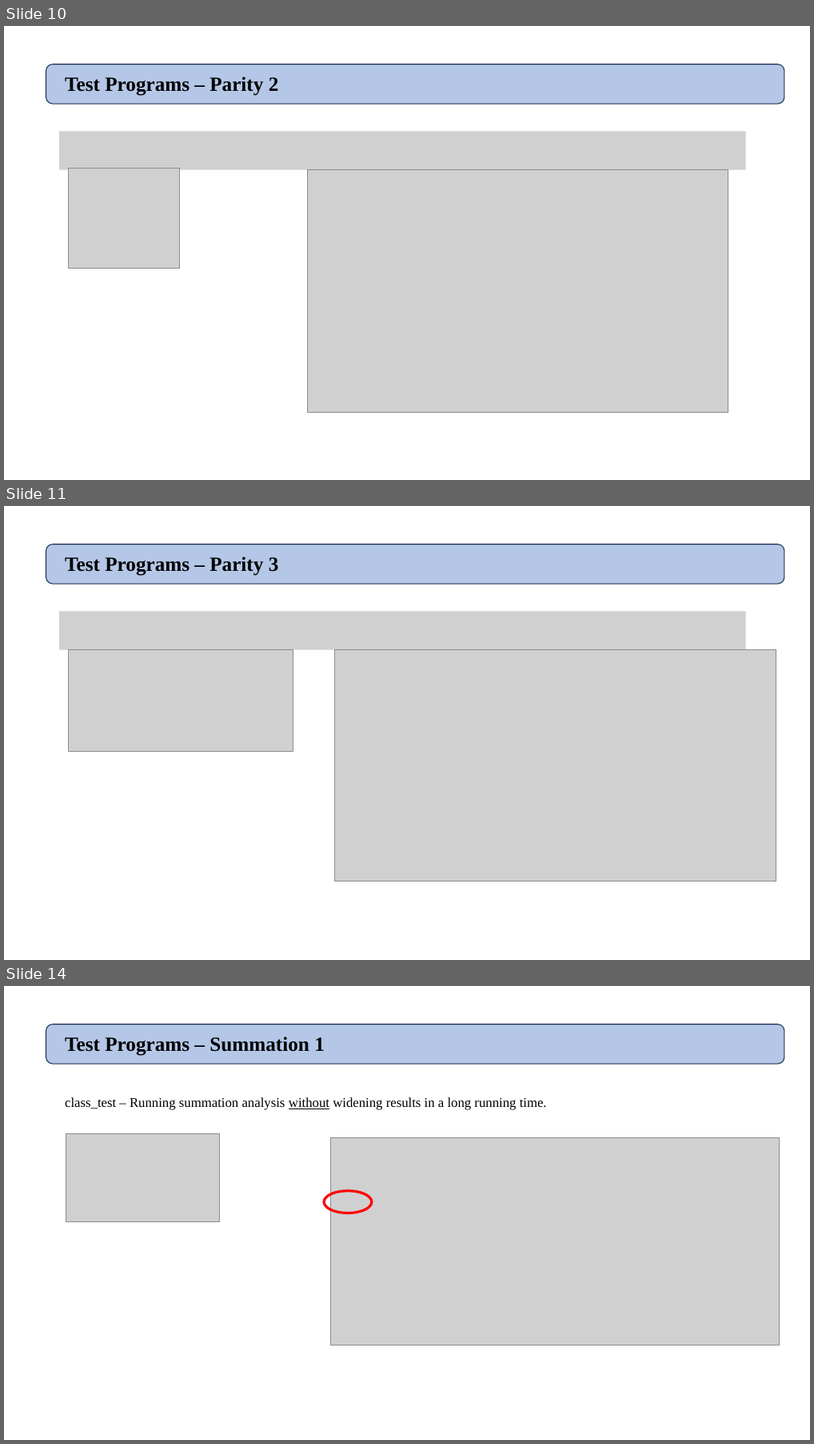
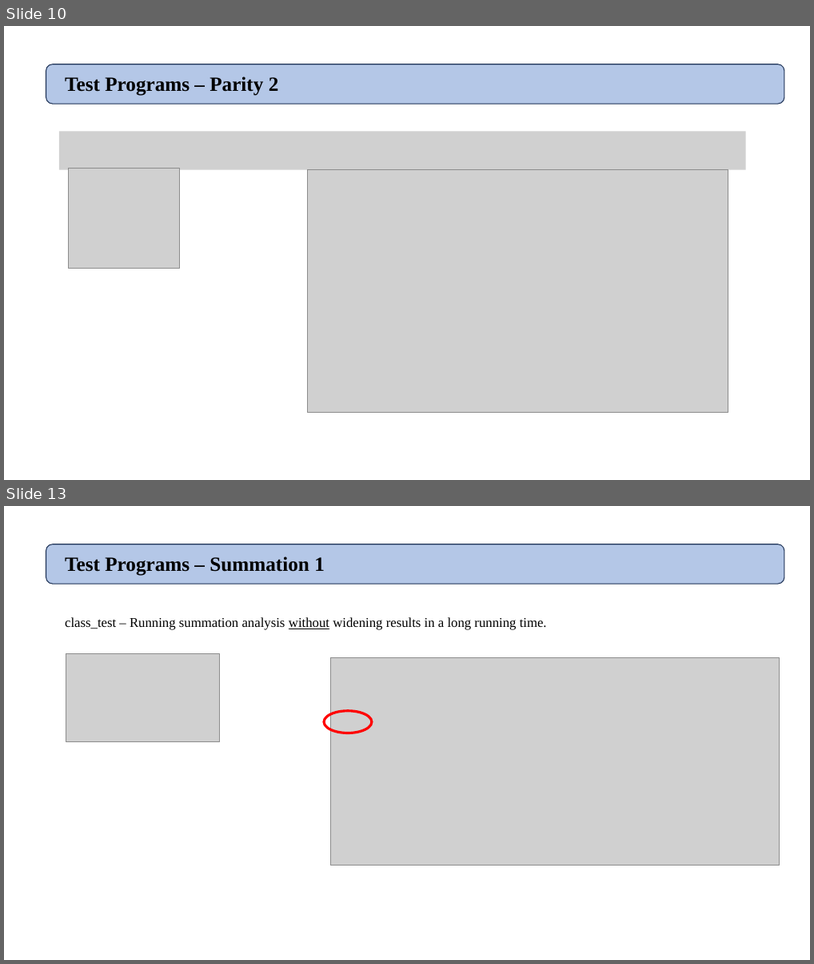
Before and after one commit to shahak2/program-analysis-and-verification, a slide deck: docs/paav architecture.pptx. Shown one above the other, each under a label of ours: slides 10, 11 and 14 before the commit, slides 10 and 13 after it; the slides between them are not shown. The pictures are 814x1444 and 814x964 pixels, drawn with LibreOffice and Linux fonts; fonts in the diff are those of the drawing; grey boxes stand for pictures. Boxes give left, top, right and bottom in pixels: in the first picture for what was removed or moved away, otherwise in the second. Text is boxed around its words. In the diff, an @@ line names an element or a change of style, - is before the commit and + after.

```diff
--- a/docs/paav architecture.pptx
+++ b/docs/paav architecture.pptx
@@ slide 11 removed at bbox=[4, 506, 810, 960], background #FFFFFF @@
@@ rounded rectangle removed at bbox=[46, 544, 785, 584] @@
@@ text removed at bbox=[65, 556, 279, 576] @@
-Test Programs – Parity 3
@@ picture removed at bbox=[59, 612, 746, 650] @@
@@ picture removed at bbox=[68, 650, 293, 751] @@
@@ picture removed at bbox=[335, 650, 777, 881] @@
@@ what was slide 14 is now slide 13 @@
```
Also in this commit, not shown: 7 slides changed, 1 slide added, 1 other slide removed, 16 other files.
